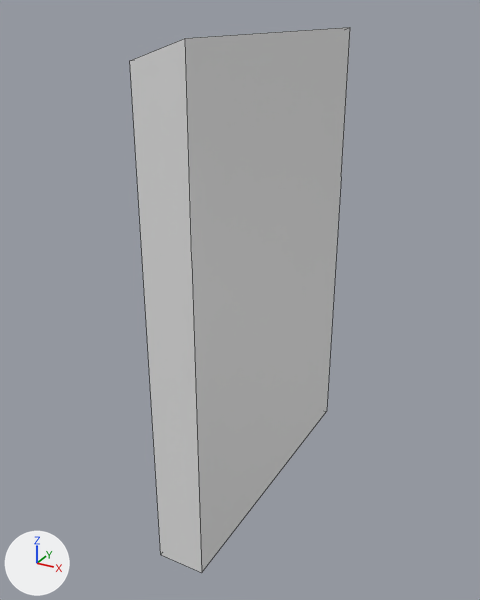
Two versions of the FBX model Assets/Graphics/Models/door.fbx, one commit apart.
The view is the same before and after, from a 50 mm lens placed at (-0.34, -0.54, 3.12), pointed at (-2.23, 2.9, 1.4). The lights are fixed; the arrows at lower left show +X, +Y and +Z. The picture after the commit comes second. Mesh edges are drawn as thin lines. Where no turn or scale is listed for an object, it has been applied to the vertices.

In view in the first picture: 'door'.
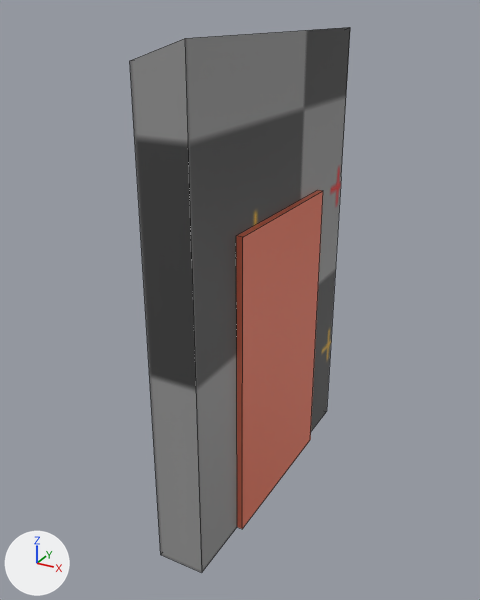
Boxes (x1, y1, x2, y2) around the edits, measured in the pictures (480 x 600 px):
```json
{"part": 1, "of": "me_cube_003", "change": "added", "after": [236, 190, 323, 529], "on screen": "red"}
{"part": 2, "of": "me_cube_003", "change": "recoloured", "before": [130, 27, 350, 573], "after": [130, 27, 350, 573], "on screen": "white to grey"}
```

The change, as JSON lines over the scene's bpy script:
```json
{"op": "add", "block": "img_grid_png", "code": ["img_grid_png = load_image('grid.png', '../Textures/grid.png', 64, 64, 'sRGB')"]}
{"op": "add", "block": "mat_secondary", "code": ["mat_secondary = principled_material('Secondary')", "mat_secondary.base_color = (0.8, 0.174, 0.0968)  # red #e77458"]}
{"op": "add", "block": "mat_main", "code": ["mat_main = principled_material('Main')", "mat_main.texture = img_grid_png"]}
{"block": "me_cube_003", "where": "# used by ob_door; location = (-2.0, 3.0, 0.0)"}
{"block": "me_cube_003", "where": "# verts and faces of me_cube_003; kept vertices keep their numbers, new ones are numbered from 10"}
{"op": "remove", "block": "me_cube_003", "code": "me_cube_003.from_pydata(...)  # 10 vertices, 6 faces; spans x -0.3..0.0, y -1.0..1.0, z 0.0..3.0"}
{"op": "add", "block": "me_cube_003", "code": "me_cube_003.from_pydata(...)  # 18 vertices, 11 faces; spans x -0.3..0.04, y -1.0..1.0, z 0.0..3.0"}
{"block": "me_cube_003", "change": "me_cube_003 part 1"}
{"op": "add", "block": "me_cube_003", "code": "verts[10] = (0.0, 0.56, 0.0)"}
{"op": "add", "block": "me_cube_003", "code": "verts[11] = (0.0, -0.56, 0.0)  # pixel (237, 527)"}
{"op": "add", "block": "me_cube_003", "code": "verts[12] = (0.0, 0.56, 2.0)  # pixel (317, 190)"}
{"op": "add", "block": "me_cube_003", "code": "verts[13] = (0.0, -0.56, 2.0)  # pixel (236, 235)"}
{"op": "add", "block": "me_cube_003", "code": "for new, old in zip([*range(14, 18)], [*range(10, 14)]): verts[new] = verts[old] + (0.04, 0.0, 0.0)"}
{"op": "add", "block": "me_cube_003", "code": "faces += [(14, 16, 17, 15), (11, 15, 17, 13), (10, 12, 16, 14), (12, 13, 17, 16), (10, 14, 15, 11)]  # mat_secondary (red #e77458)"}
{"block": "me_cube_003", "change": "me_cube_003 part 2: 6 faces spanning x -0.3..0.0, y -1.0..1.0, z 0.0..3.0 switch from no material to mat_main (picture img_grid_png)"}
{"op": "add", "block": "me_cube_003", "code": "me_cube_003.materials.append(mat_secondary)  # red #e77458"}
```
